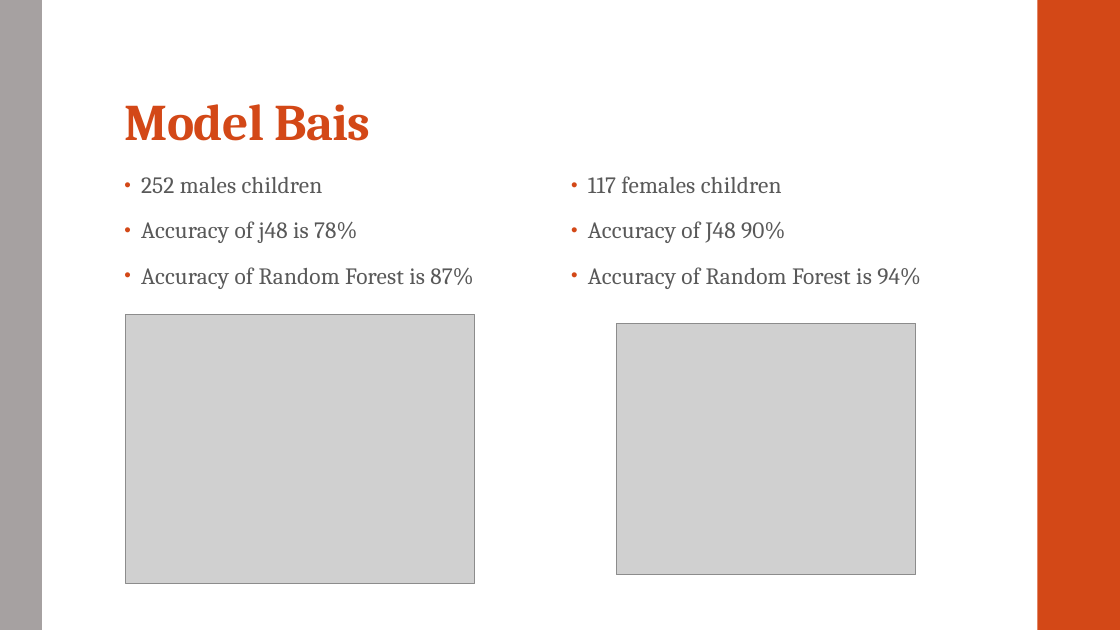
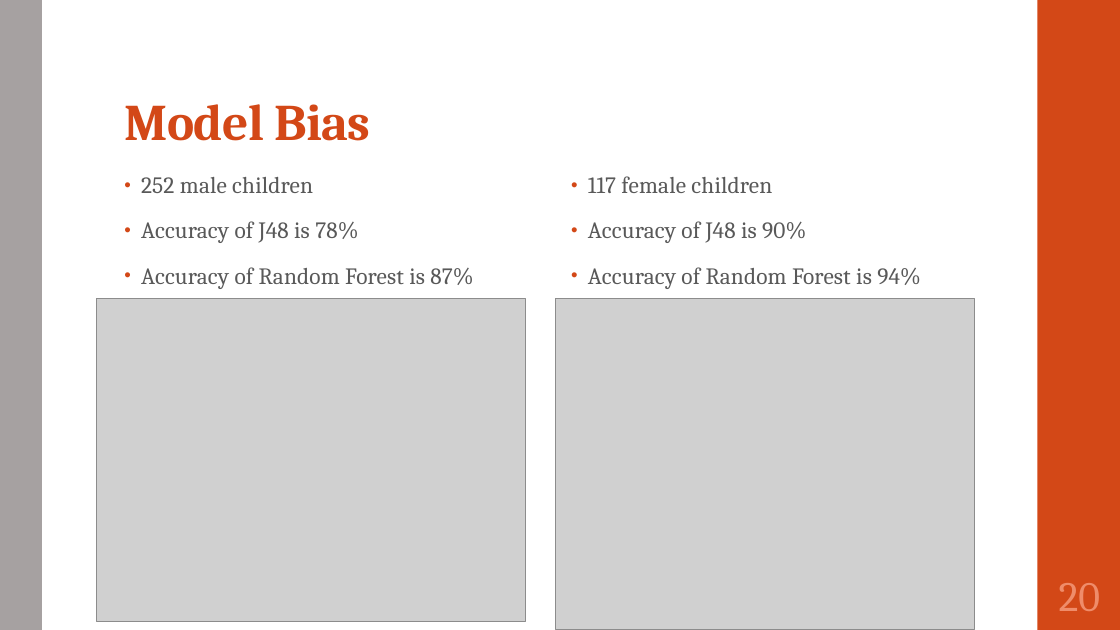
Before and after one commit to SirichandanaSambatur/CADDC, a slide deck: slide 20 of FinalReport.pptx (slide 35 before the commit). Drawn at 1120x630 pixels with LibreOffice and Linux fonts; fonts in the diff are those of the drawing; grey boxes stand for pictures. Boxes give left, top, right and bottom in pixels: in the first picture for what was removed or moved away, otherwise in the second. Text is boxed around its words. In the diff, an @@ line names an element or a change of style, - is before the commit and + after.

```diff
--- a/FinalReport.pptx
+++ b/FinalReport.pptx
@@ title at [124,104,370,141]: text changed @@
-Model Bais
+Model Bias
@@ text at [141,177,358,243]: text changed @@
-• 252 males children
-• Accuracy of j48 is 78%
+• 252 male children
+• Accuracy of J48 is 78%
@@ text at [588,176,806,243]: text changed @@
-• 117 females children
-• Accuracy of J48 90%
+• 117 female children
+• Accuracy of J48 is 90%
@@ picture: place and size @@
-picture at [126,314,475,584]
+picture at [97,298,525,622]
@@ picture: place and size @@
-picture at [617,323,916,576]
+picture at [555,298,975,629]
@@ page number added at [1059,583,1101,611], 36 pt, text #EF8C6A @@
+20
```
Also in this commit, not shown: 23 other slides changed, 10 slides added, 14 slides removed, 1 other file.
